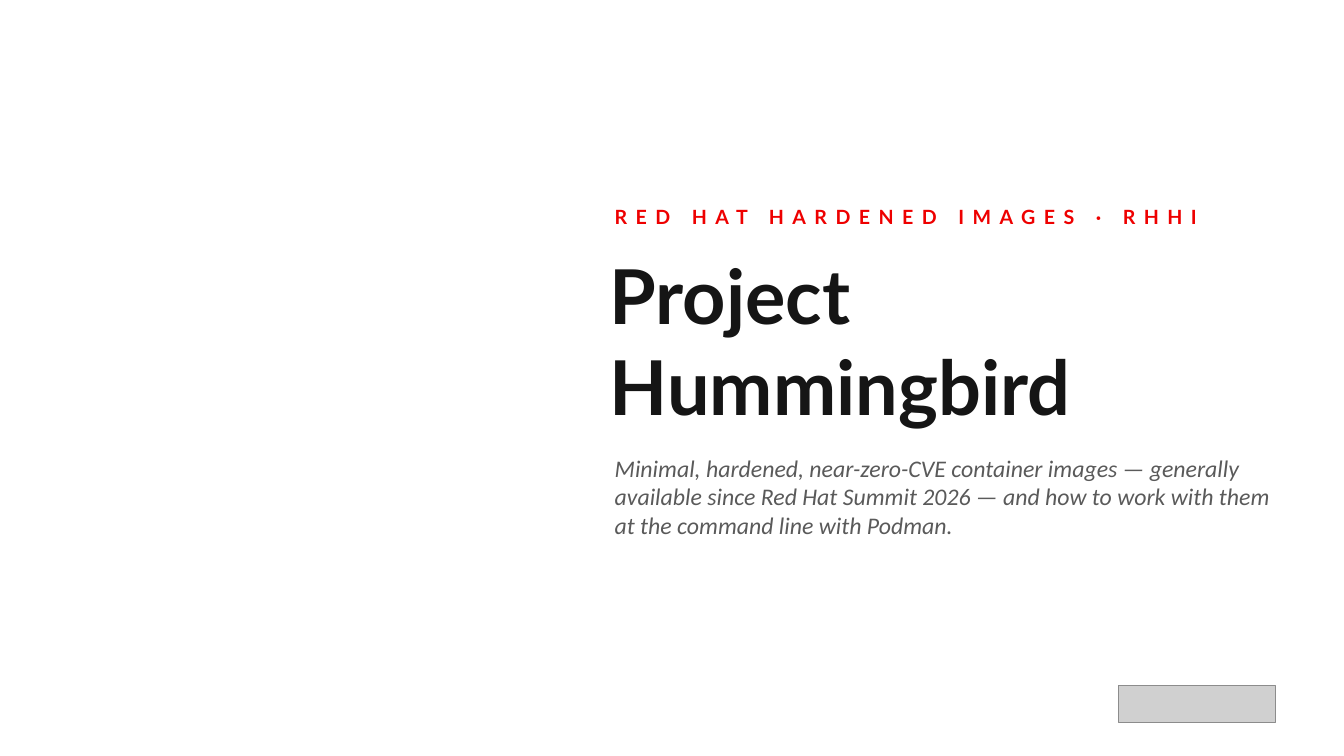
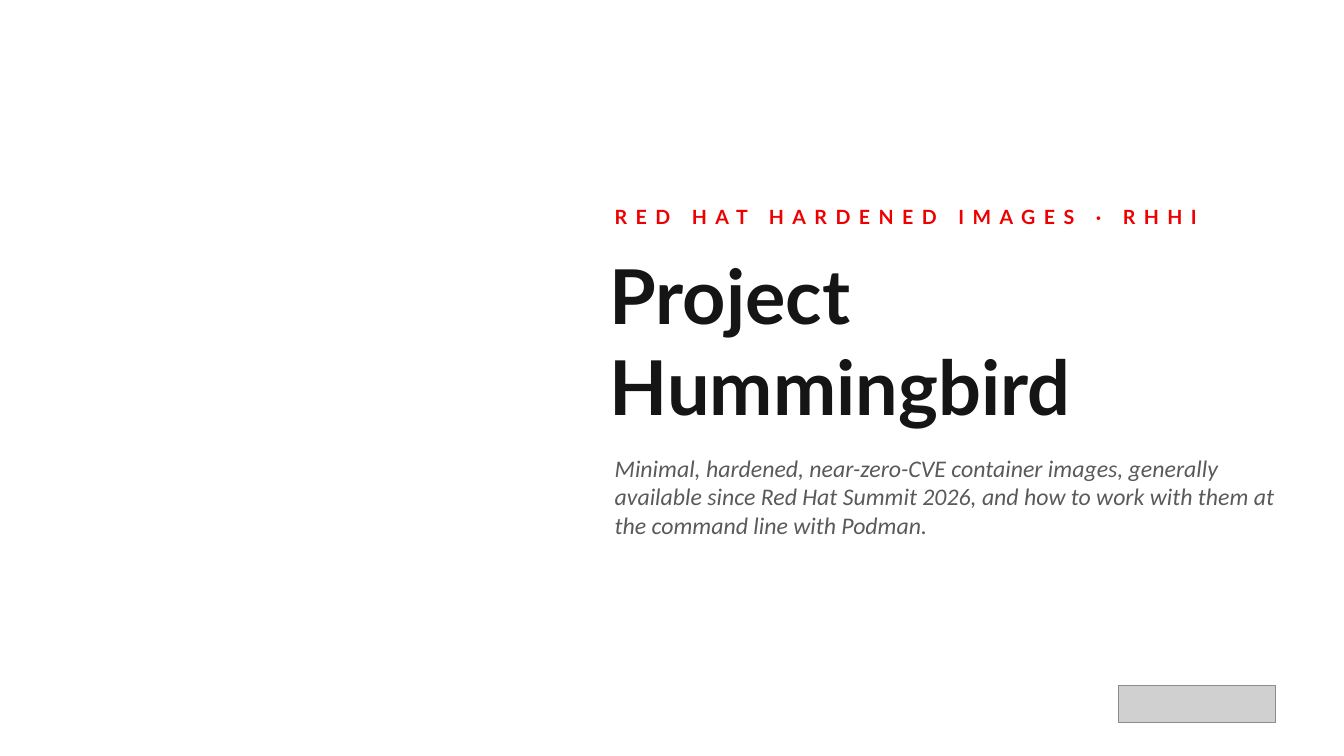
Before and after one commit to patterncatalyst/hummingbird-tutorial, a slide deck: slide 1 of presentations/hummingbird-overview.pptx. Drawn at 1344x756 pixels with LibreOffice and Linux fonts; fonts in the diff are those of the drawing; grey boxes stand for pictures; background and template pictures are left out. Boxes give left, top, right and bottom in pixels: in the first picture for what was removed or moved away, otherwise in the second. Text is boxed around its words. In the diff, an @@ line names an element or a change of style, - is before the commit and + after.

```diff
--- a/presentations/hummingbird-overview.pptx
+++ b/presentations/hummingbird-overview.pptx
@@ text at (615,460,1274,534): text changed @@
-Minimal, hardened, near-zero-CVE container images — generally available since Red Hat Summit 2026 — and how to work with them at the command line with Podman.
+Minimal, hardened, near-zero-CVE container images, generally available since Red Hat Summit 2026, and how to work with them at the command line with Podman.
```
Also in this commit, not shown: 32 other slides changed, 4 other files.
